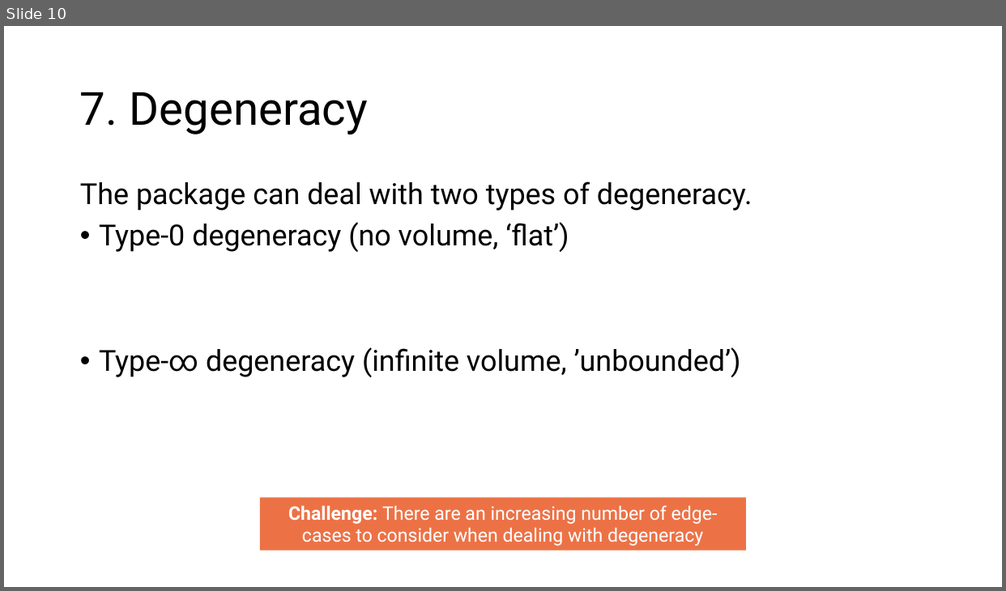
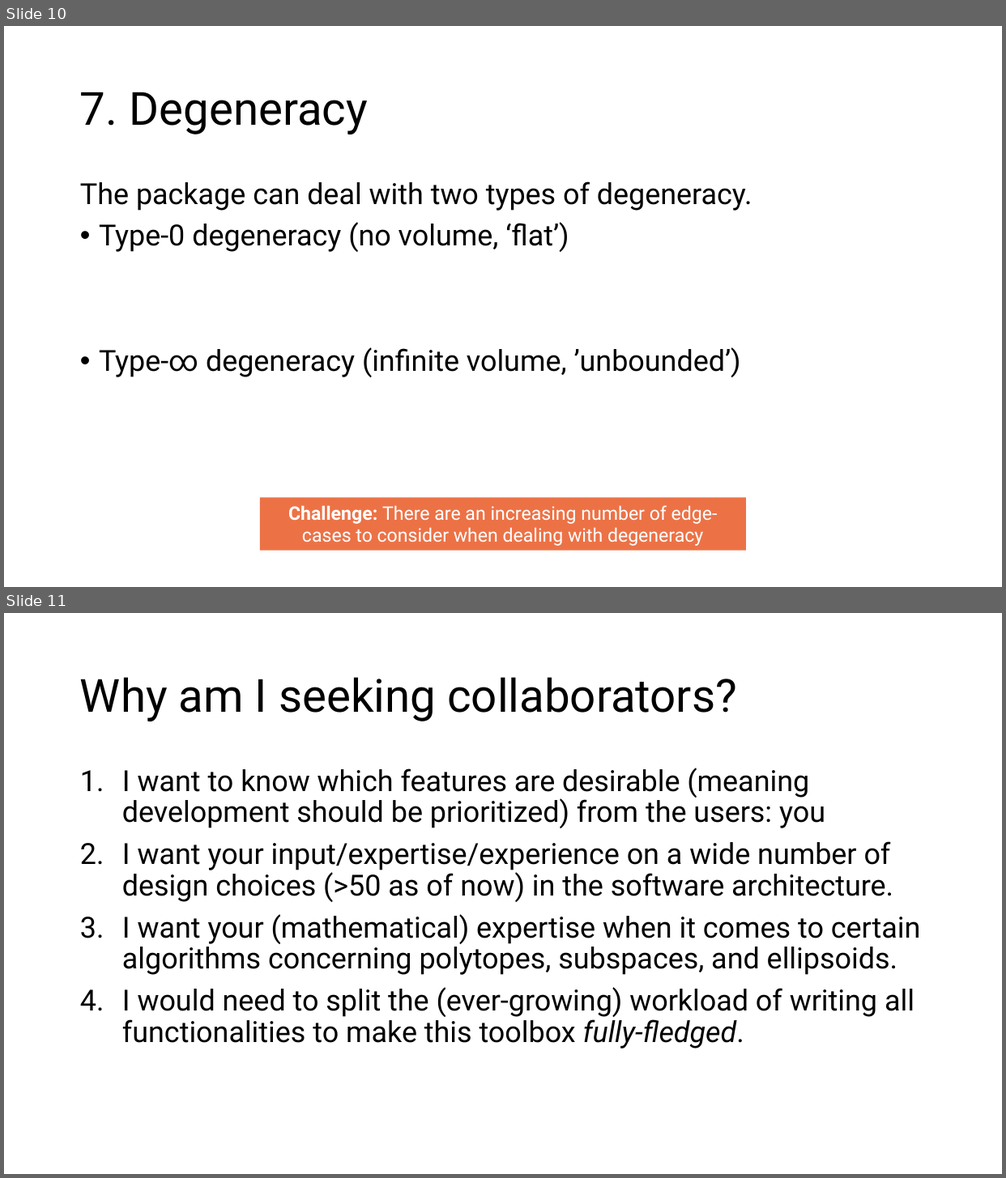
Before and after one commit to bwolleswinkel/geopes, a slide deck: presentation.pptx. Shown one above the other, each under a label of ours: slide 10 before the commit, slides 10 and 11 after it. The pictures are 1006x591 and 1006x1178 pixels, drawn with LibreOffice and Linux fonts; fonts in the diff are those of the drawing. Boxes give left, top, right and bottom in pixels: in the first picture for what was removed or moved away, otherwise in the second. Text is boxed around its words. In the diff, an @@ line names an element or a change of style, - is before the commit and + after.

```diff
--- a/presentation.pptx
+++ b/presentation.pptx
@@ slide 11 added at (x1=4, y1=613, x2=1002, y2=1174), background #FFFFFF @@
@@ title added at (x1=80, y1=677, x2=736, y2=722), 44 pt, text #000000 @@
+Why am I seeking collaborators?
@@ text added at (x1=122, y1=768, x2=921, y2=1049), 28 pt, text #000000 @@
+1. I want to know which features are desirable (meaning development should be prioritized) from the users: you
+2. I want your input/expertise/experience on a wide number of design choices (>50 as of now) in the software architecture.
+3. I want your (mathematical) expertise when it comes to certain algorithms concerning polytopes, subspaces, and ellipsoids.
+4. I would need to split the (ever-growing) workload of writing all functionalities to make this toolbox fully-fledged.
```
Also in this commit, not shown: 2 other slides added, 1 other file.
